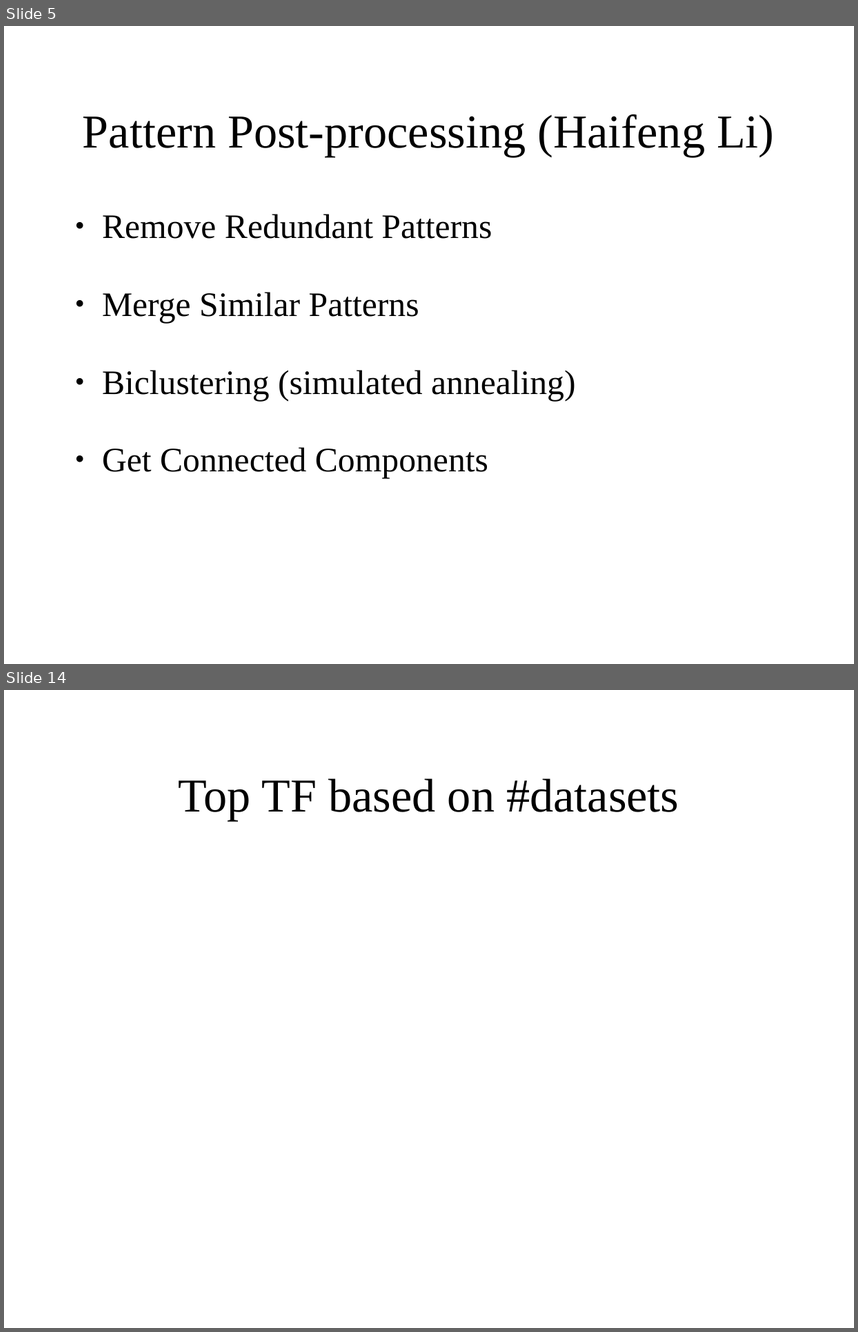
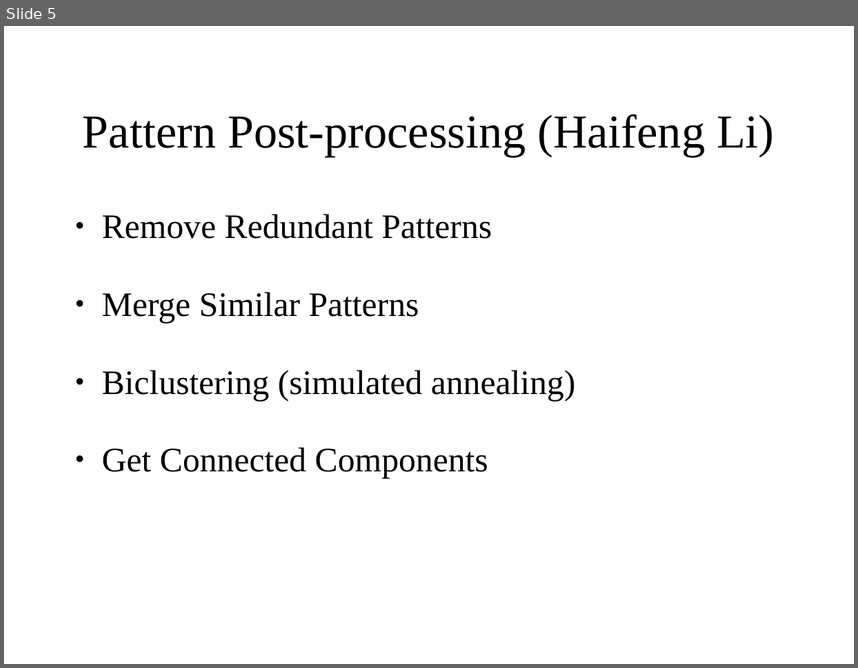
Before and after one commit to polyactis/annot, a slide deck: trunk/doc/lab_meeting_2006_11_21/lm_11_21_06.ppt. Shown one above the other, each under a label of ours: slides 5 and 14 before the commit, slide 5 after it; the slides between them are not shown. The pictures are 858x1332 and 858x668 pixels, drawn with LibreOffice and Linux fonts; fonts in the diff are those of the drawing. Boxes give left, top, right and bottom in pixels: in the first picture for what was removed or moved away, otherwise in the second. Text is boxed around its words. In the diff, an @@ line names an element or a change of style, - is before the commit and + after.

```diff
--- a/trunk/doc/lab_meeting_2006_11_21/lm_11_21_06.ppt
+++ b/trunk/doc/lab_meeting_2006_11_21/lm_11_21_06.ppt
@@ slide 14 removed at <box>4,690,854,1328</box>, background #FFFFFF @@
@@ title removed at <box>179,778,679,821</box> @@
-Top TF based on #datasets
```
Also in this commit, not shown: 5 slides changed, 15 slides added, 8 other slides removed, 42 other files.
